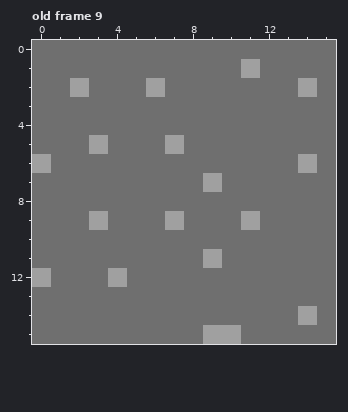
Two states of a pixel-art file, blocks.aseprite. Above: the version before the commit.
16x16 pixels, 17 frames. Shown: old frame 9. The commit also changed other frames, which this record leaves out.
After:
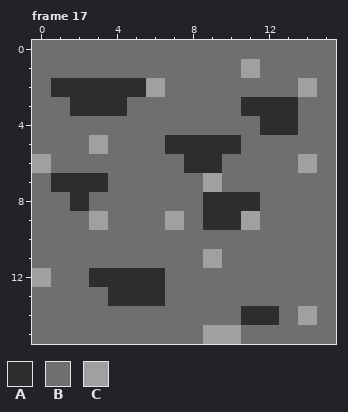
Palette (. is transparent): A #2d2d2d  B #6f6f6f  C #a0a0a0
A new or re-ordered frame is compared with the old frame closest to it.
Changes in this commit:
layer "Layer 2" added
frames re-ordered
Frame 17 against old frame 9, layer "Layer 2":
Colour B becomes colour A in row 2 at x 1 and 3 to 5; in row 3 at x 2 to 4 and 11 to 13; in row 4 at x 12 to 13; in row 5 at x 8 to 10; in row 6 at x 8 to 9; in row 7 at x 1 to 3.
Colour B becomes colour A in row 8 at x 2 and 9 to 11; in row 9 at x 9 to 10; in row 12 at x 3 and 5 to 6; in row 13 at x 4 to 6; in row 14 at x 11 to 12.
Colour C becomes colour A in row 2 at x 2; in row 5 at x 7; in row 12 at x 4.
Pixel boxes of the changes (left, top, right, bottom) in both pictures:
changed: (51, 78, 298, 325)
